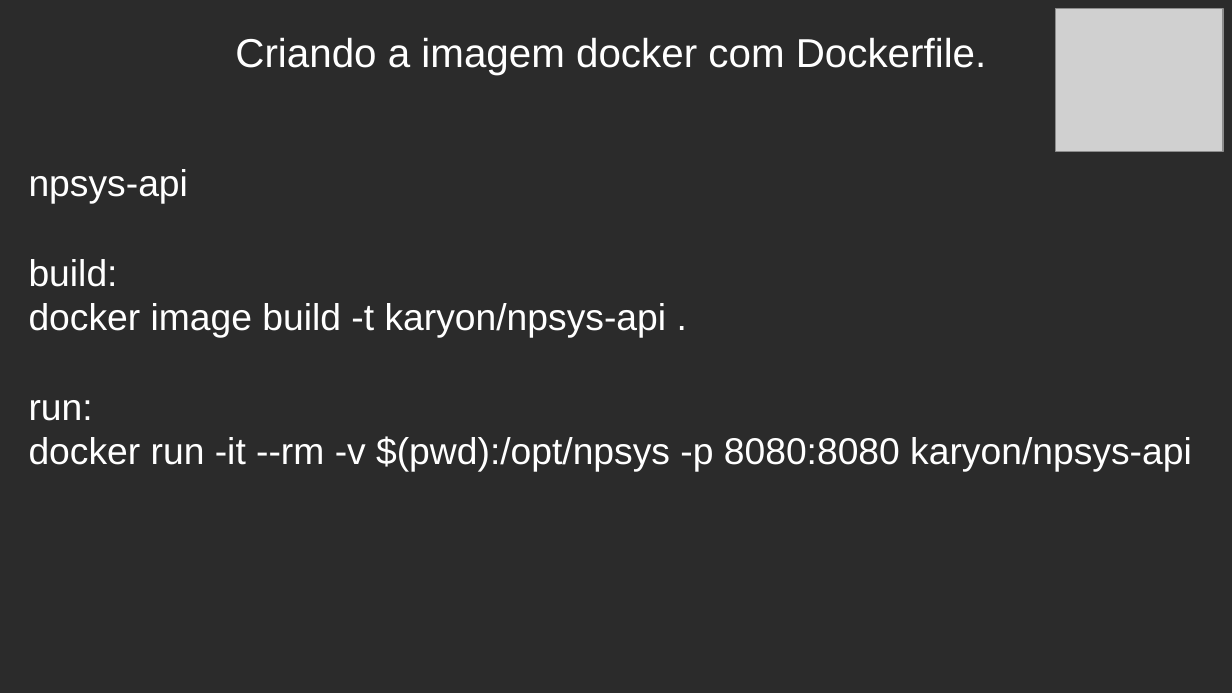
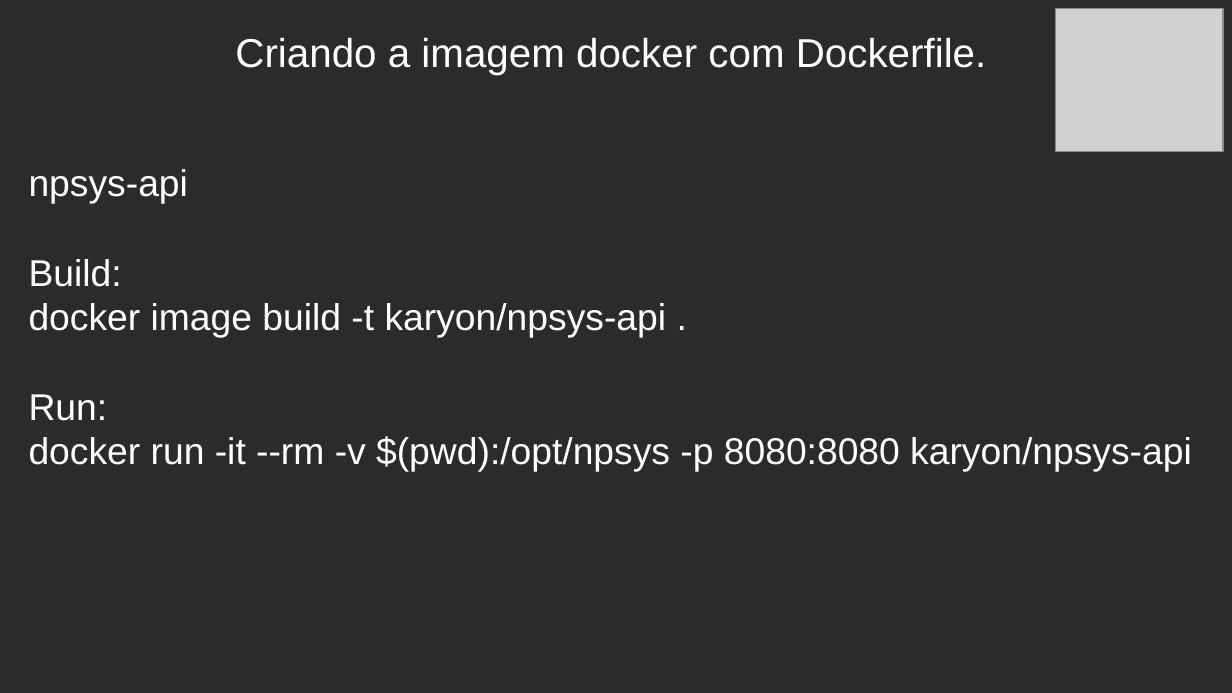
Before and after one commit to celsonery/kubernetes-docs, a slide deck: slide 18 of apresentacao/apresentacao.odp (slide 12 before the commit). Drawn at 1232x693 pixels with LibreOffice and Linux fonts; fonts in the diff are those of the drawing; grey boxes stand for pictures; background and template pictures are left out; a plain dark background stands for a picture behind light text. Boxes give left, top, right and bottom in pixels: in the first picture for what was removed or moved away, otherwise in the second. Text is boxed around its words. In the diff, an @@ line names an element or a change of style, - is before the commit and + after.

```diff
--- a/apresentacao/apresentacao.odp
+++ b/apresentacao/apresentacao.odp
@@ text at (29,259,122,287): text changed @@
-build:
+Build:
@@ text at (29,394,108,421): text changed @@
-run:
+Run:
```
Also in this commit, not shown: 3 other slides changed, 11 slides added, 2 slides removed, 2 other files.
